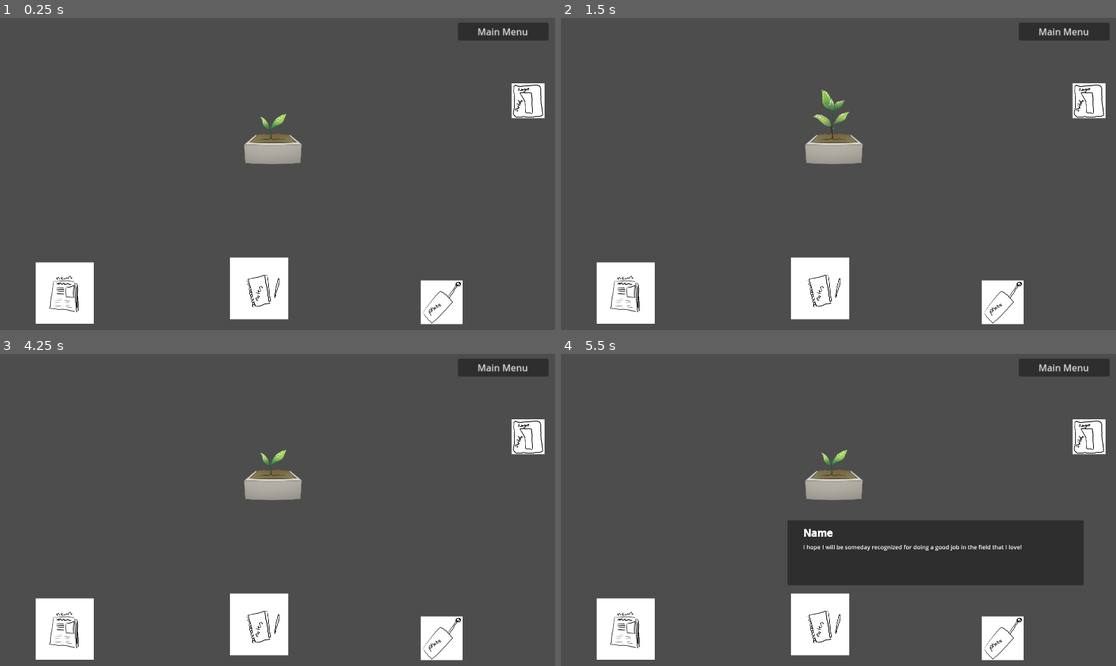
Above: before the commit, frames 1-4 (two rows, left to right).
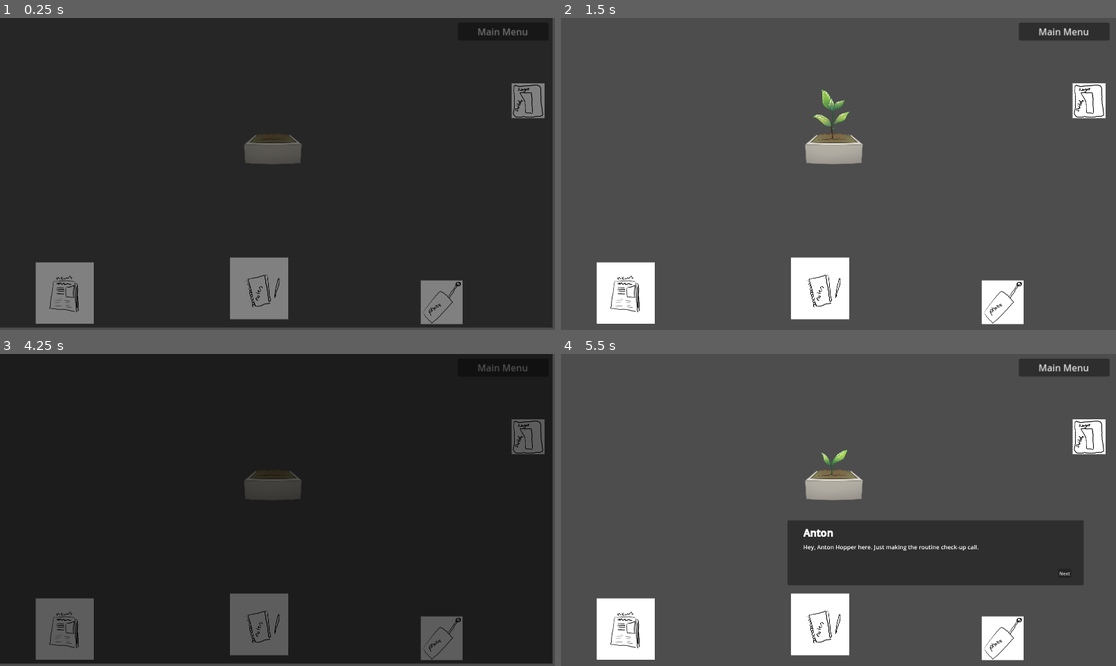
Above: after the commit, the same moments.

Repository: gringames/fem-devs-jam-24
Game: Godot game, scene res://Game/game.tscn
Two runs of this game, one before a commit and one after it. Both use one fixed random seed, a clock stepped at 60 frames per second and the inputs below.
Inputs (mouse positions are in pixels of both pictures, inside the frame that each line leads up to):
- Up to frame 1 (0.25 s): no input
- Up to frame 2 (1.5 s): click (1088, 102) at 0.5 s; click (1088, 102) at 1.25 s
- Up to frame 3 (4.25 s): click (527, 438) at 2 s; click "Main Menu" at 2.75 s; click (288, 544) at 3.5 s
- Up to frame 4 (5.5 s): move the mouse to (832, 456) at 4.27 s; click (832, 456) at 4.35 s; tap Enter at 5 s; move the mouse to (1005, 637) at 5.02 s; click (1005, 637) at 5.1 s

The runs differ from the first frame. In frame 1, 98% of the frame differs, in the area x 0-100%, y 0-100%; in frame 2, nothing differs; in frame 3, 99%; in frame 4, 0.4%.
Error before the commit: Cannot call method 'show' on a null value. (res://Text/Box/text_box.gd:57)

Commit message:
black fade in does not work

Diff:
--- a/femdevsjam24/Features/day_cycle/day_manager.gd
+++ b/femdevsjam24/Features/day_cycle/day_manager.gd
@@ -6,6 +6,7 @@
 @export var task_list: TaskList
 @export var newspaper: NewspaperArticle
 @export var plant: Plant
+@export var fade: BlackFade
 
 
 var day_info: Dictionary = {
@@ -231,7 +232,8 @@
 func _ready() -> void:
 	next_day_button.connect("pressed", _next_day)
 	plant.connect("clicked_plant", _on_plant_clicked)
-	_next_day() # start first day automatically
+	fade.connect("fade_in_finished", _next_day)
+	fade.fade_from_black()
 
 
 func _next_day() -> void:
--- a/femdevsjam24/Game/game.tscn
+++ b/femdevsjam24/Game/game.tscn
@@ -6,6 +6,7 @@
 [ext_resource type="Script" path="res://Features/day_cycle/day_manager.gd" id="6_i1hnc"]
 [ext_resource type="PackedScene" uid="uid://diix6rtcrr4eq" path="res://Features/Plant/plant.tscn" id="6_ownbs"]
 [ext_resource type="PackedScene" uid="uid://d277a41su2sdk" path="res://Text/Box/text_box.tscn" id="6_rjoll"]
+[ext_resource type="PackedScene" uid="uid://cdbw55po5v68o" path="res://Game/black_fade.tscn" id="12_lr51w"]
 [ext_resource type="PackedScene" uid="uid://tbr5y2o7ouv1" path="res://Newspaper/newspaper_article.tscn" id="13_k3c02"]
 [ext_resource type="PackedScene" uid="uid://c60w1gih8xyxv" path="res://Features/ClickableObjects/Phone.tscn" id="14_3hl40"]
 [ext_resource type="PackedScene" uid="uid://b78moksmavcck" path="res://Features/ClickableObjects/Notebook.tscn" id="15_lu1wx"]
@@ -58,13 +59,14 @@
 
 [node name="Logic" type="Node" parent="."]
 
-[node name="DayManager" type="Node" parent="Logic" node_paths=PackedStringArray("next_day_button", "phone_call_text_box", "task_list", "newspaper", "plant")]
+[node name="DayManager" type="Node" parent="Logic" node_paths=PackedStringArray("next_day_button", "phone_call_text_box", "task_list", "newspaper", "plant", "fade")]
 script = ExtResource("6_i1hnc")
 next_day_button = NodePath("../../NextDayButton")
 phone_call_text_box = NodePath("../../TextBox")
 task_list = NodePath("../../TaskList")
 newspaper = NodePath("../../NewspaperArticle")
 plant = NodePath("../../Plant")
+fade = NodePath("../../BlackFadeCanvasLayer")
 
 [node name="TextBox" parent="." instance=ExtResource("6_rjoll")]
 position = Vector2(-96, -200)
@@ -90,3 +92,5 @@
 position = Vector2(-200, 768)
 scale = Vector2(0.7, 0.7)
 article = NodePath("../NewspaperArticle")
+
+[node name="BlackFadeCanvasLayer" parent="." instance=ExtResource("12_lr51w")]
--- a/femdevsjam24/menus/black_fade_canvas_layer.gd
+++ b/femdevsjam24/menus/black_fade_canvas_layer.gd
@@ -19,12 +19,14 @@
 
 
 func fade_to_black() -> void:
+	black_rect = $ColorRect
 	black_rect.color.a = 0
 	fade_to = true
 	fade_from = false
 
 
 func fade_from_black() -> void:
+	black_rect = $ColorRect
 	black_rect.color.a = 1
 	fade_to = false
 	fade_from = true
Not shown: 1 places in femdevsjam24/Game/game.tscn that only renumber resources
